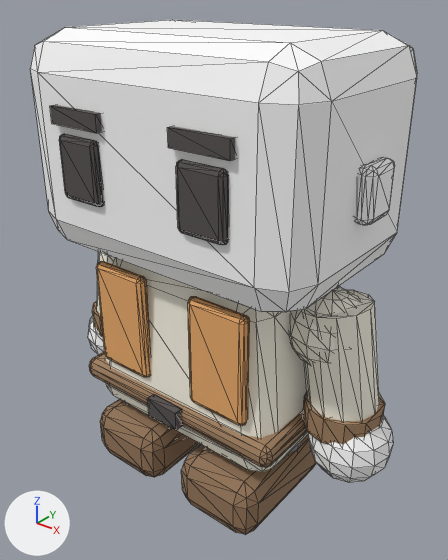
What one commit did to the glTF model public/assets/models/characters/body-vest-rust.glb.
Camera for both pictures: a camera (50 mm lens) standing at (0.52, -0.639, 0.718) and looking at (0.01, -0.002, 0.323). Arrows for +X, +Y and +Z are at lower left; the lights stay in place. The picture after the commit comes second. Mesh edges are drawn as thin lines. Vertices at exactly the same position are counted once.

The first picture shows 'body-mesh', 'head-mesh'.
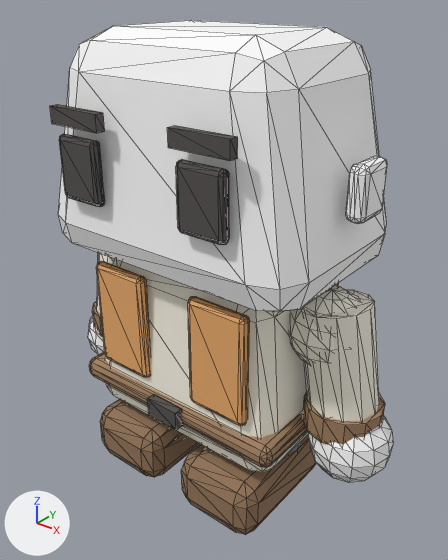
Edits to the bpy script that builds the scene:
```text
Change me_head_mesh:
    used by ob_head_mesh; location = (0.0, 0.0, 0.0)
    remove me_head_mesh.from_pydata(...)  # 444 vertices, 852 faces; spans x -0.29..0.29, y -0.159..0.15, z 0.087..0.662
    add me_head_mesh.from_pydata(...)  # 444 vertices, 852 faces; spans x -0.29..0.29, y -0.159..0.146, z 0.087..0.665
    me_head_mesh part 1: the loose piece of 56 vertices spanning x 0.214..0.24, y -0.03..0.03, z 0.465..0.535 is moved by (-0.009, 0.0, 0.0)
    me_head_mesh part 2: 56 of 444 vertices moved; they spanned x -0.22..0.22, y -0.15..0.15, z 0.368..0.662 and now span x -0.206..0.206, y -0.146..0.146, z 0.365..0.665; mean shift (0.0, 0.0, 0.0); largest move (-0.17, -0.1, 0.662) -> (-0.109, -0.073, 0.665)
    other edits to the shape of me_head_mesh do not show in these pictures
```

What differs and where, as boxes (x1, y1, x2, y2) in the pictures (448 x 560 px; the box of a moved part takes in the faces that stretch with it):
'head-mesh', reshaped (11% narrower)
    before: (31, 20, 417, 483)
    after: (50, 20, 393, 483)
part 1 of me_head_mesh, moved or reshaped
    before: (355, 157, 395, 225)
    after: (346, 156, 387, 224)
part 2 of me_head_mesh, moved or reshaped
    before: (31, 20, 417, 312)
    after: (58, 20, 386, 312)
